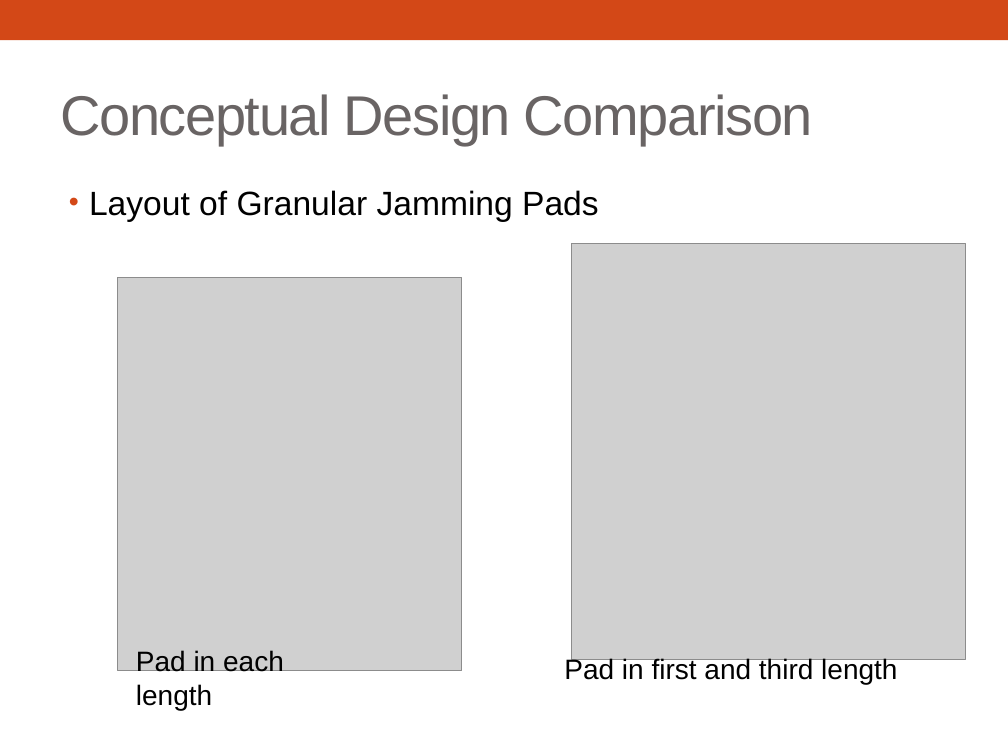
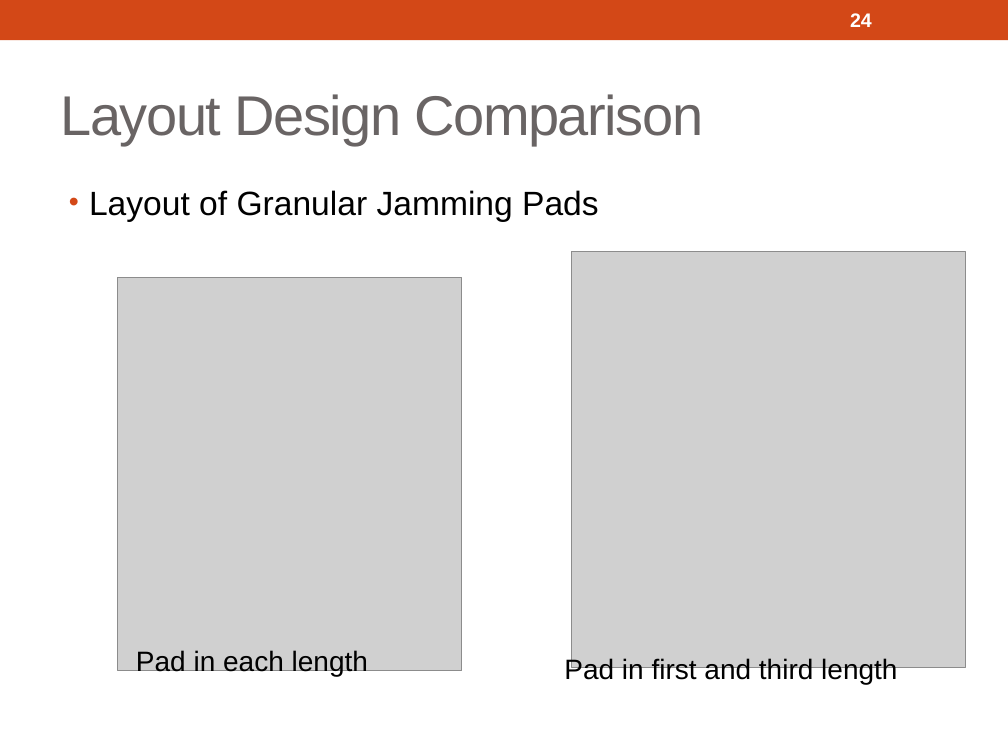
Before and after one commit to 3D-Printed-Granular-Jamming-Hand/3d-printed-granular-jamming-hand, a slide deck: slide 24 of ProgressReports/Presentation 1 Segments/3d-Printed Granular Jamming Hand.pptx (slide 19 before the commit). Drawn at 1008x756 pixels with LibreOffice and Linux fonts; fonts in the diff are those of the drawing; grey boxes stand for pictures. Boxes give left, top, right and bottom in pixels: in the first picture for what was removed or moved away, otherwise in the second. Text is boxed around its words. In the diff, an @@ line names an element or a change of style, - is before the commit and + after.

```diff
--- a/ProgressReports/Presentation 1 Segments/3d-Printed Granular Jamming Hand.pptx
+++ b/ProgressReports/Presentation 1 Segments/3d-Printed Granular Jamming Hand.pptx
@@ page number added at [850,13,872,27], 14 pt, text #FFFFFF, bold @@
+24
@@ title at [60,94,703,145]: text changed @@
-Conceptual Design Comparison
+Layout Design Comparison
@@ picture: place and size @@
-picture at [572,244,967,659]
+picture at [572,252,967,667]
@@ text "Pad in each length" rewrapped from [136,650,284,710] to [136,650,368,676] @@
```
Also in this commit, not shown: 29 other slides changed, 6 slides added, 1 slide removed, 1 other file.
